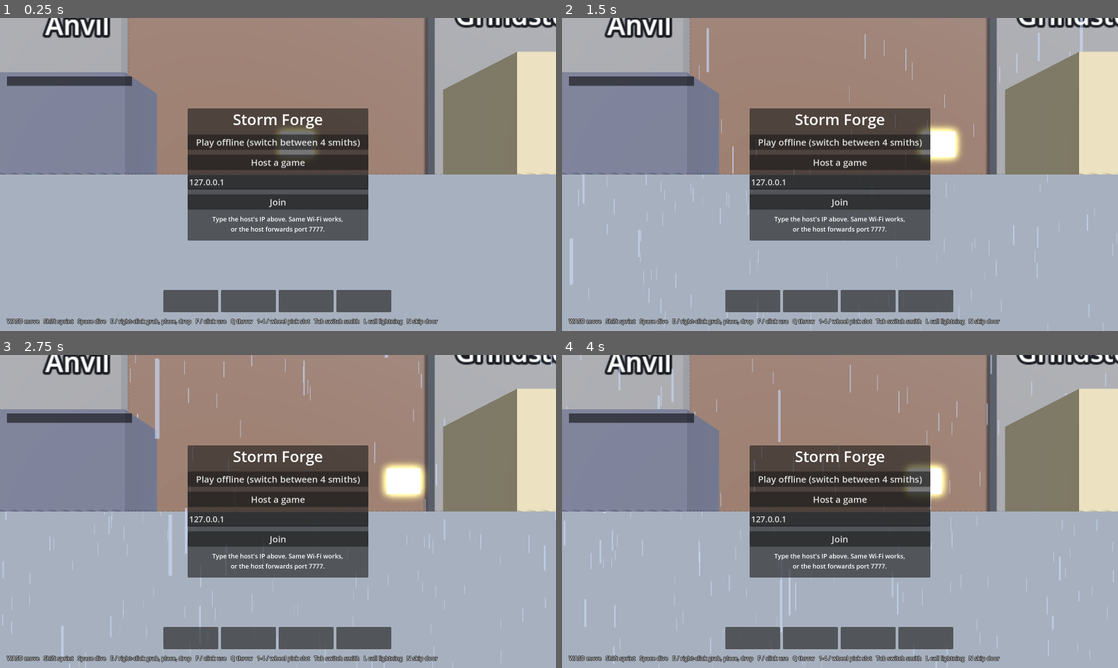
Above: before the commit, frames 1-4 (two rows, left to right).
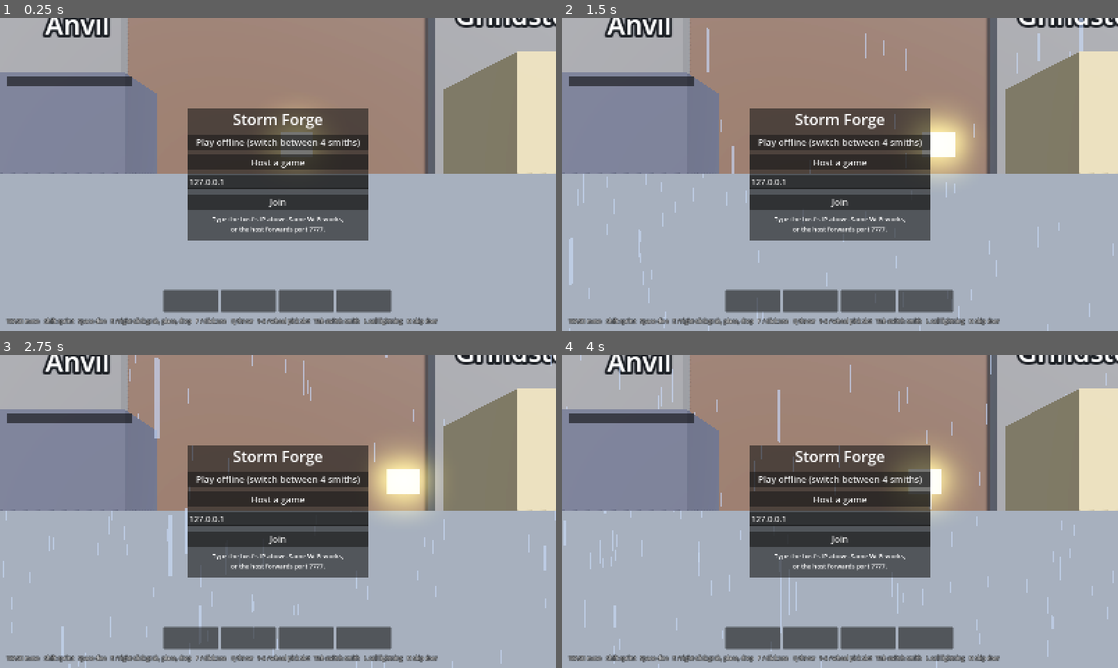
Above: after the commit, the same moments.

Repository: ShadyPenguinn/blacksmith-battles
Game: Godot game, scene res://main.tscn
Same seed, same stepped clock (60 frames per second), same inputs: the game is played once before the commit and once after it.
Inputs (mouse positions are in pixels of both pictures, inside the frame that each line leads up to):
- Up to frame 1 (0.25 s): no input
- Up to frame 2 (1.5 s): move the mouse to (962, 158) at 0.52 s; hold D (move_right) 0.53-1.28 s; tap Space (dive) at 0.6 s; click (962, 158) at 0.67 s; move the mouse to (728, 190) at 1.27 s; hold S (move_down) from 1.28 s (still down); tap E (interact) at 1.35 s
- Up to frame 3 (2.75 s): move the mouse to (333, 442) at 2.02 s; release S (move_down) at 2.03 s; hold D (move_right) from 2.03 s (still down); tap Tab (next_smith) at 2.1 s
- Up to frame 4 (4 s): move the mouse to (812, 574) at 2.77 s; release D (move_right) at 2.78 s; hold W (move_up) 2.78-3.53 s; tap 1 (slot_1) at 2.85 s; click (812, 574) at 2.92 s; move the mouse to (1006, 558) at 3.52 s; hold A (move_left) from 3.53 s (still down); tap 2 (slot_2) at 3.6 s

The runs differ from the first frame. In frame 1, 3.4% of the frame differs, in the area x 0-100%, y 0-99%; in frame 2, 4.6%; in frame 3, 5.2%, in the area x 0-100%, y 0-100%; in frame 4, 4.5%.

Commit message:
Storm Forge: browser build (offline) in storm-forge/web

Diff:
--- a/storm-forge/project.godot
+++ b/storm-forge/project.godot
@@ -11,6 +11,8 @@
 
 window/size/viewport_width=1600
 window/size/viewport_height=900
+window/stretch/mode="canvas_items"
+window/stretch/aspect="expand"
 
 [physics]
 
--- a/storm-forge/scripts/hud.gd
+++ b/storm-forge/scripts/hud.gd
@@ -145,6 +145,9 @@
 	_menu_panel()
 	_menu_label("Storm Forge", 44)
 	_menu_button("Play offline (switch between 4 smiths)", _on_offline)
+	if OS.has_feature("web"):
+		_menu_label("Browser version: offline only for now.\nOnline play needs the downloaded game.", 18)
+		return
 	_menu_button("Host a game", func(): main.menu_host())
 	var ip = LineEdit.new()
 	ip.text = main.join_ip
@@ -199,6 +202,7 @@
 	var p = main.players[main.controlled]
 	bottom.text = "You: %s   %s" % [p.role["name"], main.hint(p)]
 	for i in hotbar.size():
+		hotbar[i][0].visible = main.run_started
 		var it = p.slots[i] if i < p.slots.size() else null
 		var name = it.display_name() if it and is_instance_valid(it) else ("tool" if i == 0 else "-")
 		hotbar[i][1].text = "%d  %s" % [i + 1, name]
Not shown, added: storm-forge/export_presets.cfg
Not shown, added: storm-forge/scripts/net.gd.uid
Not shown, added: storm-forge/tests/net_test.gd.uid
Not shown, added: storm-forge/tests/screenshot.gd.uid
Not shown, added: storm-forge/tests/view_shot.gd.uid
Not shown, added: storm-forge/web/.gdignore
Binary file added: storm-forge/web/index.apple-touch-icon.png
Binary file added: storm-forge/web/index.icon.png
Binary file added: storm-forge/web/index.png
Not shown, added: storm-forge/web/index.audio.position.worklet.js
Not shown, added: storm-forge/web/index.audio.worklet.js
Not shown, added: storm-forge/web/index.pck
(and 1 more such lines)
